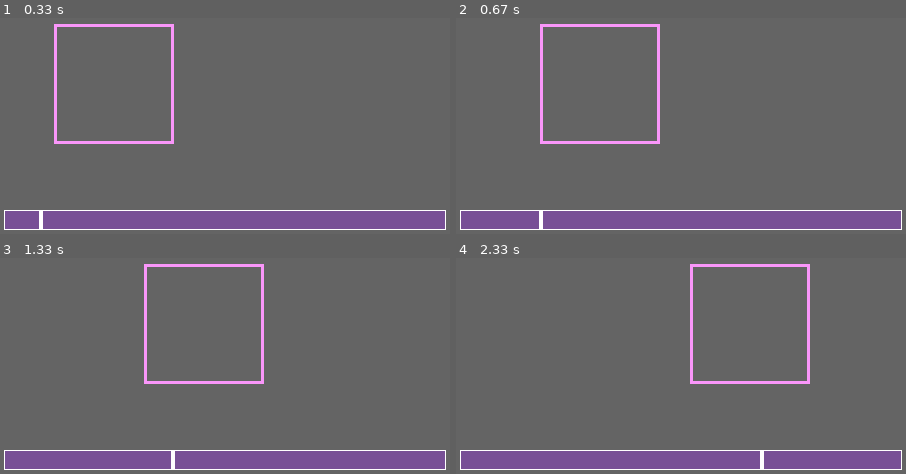
Above: before the commit, frames 1-4 (two rows, left to right).
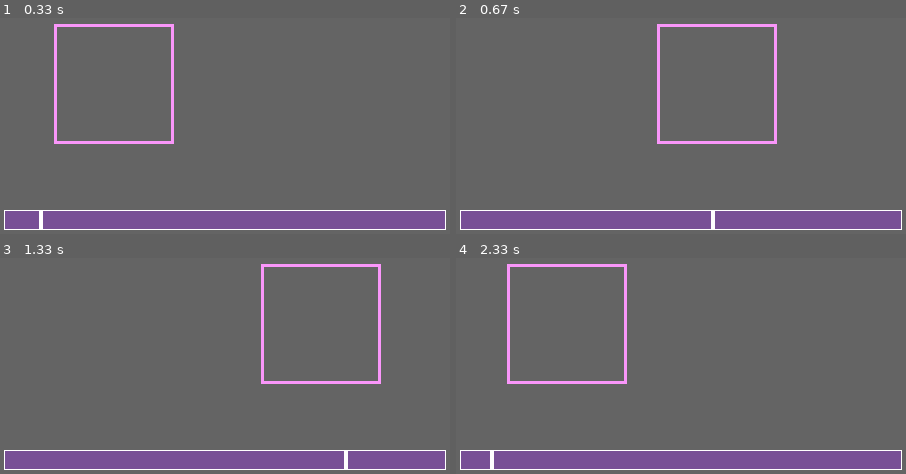
Above: after the commit, the same moments.

Repository: JonathanMurray/dum-video-format
Game: pygame game, started from create_pygame_video.py
The game is run twice, just before and just after one commit, with the same random seed, the same clock (stepped at 60 frames per second) and the same inputs.
Inputs (mouse positions are in pixels of both pictures, inside the frame that each line leads up to):
- Up to frame 1 (0.33 s): no input
- Up to frame 2 (0.67 s): click (681, 221) at 0.38 s
- Up to frame 3 (1.33 s): no input
- Up to frame 4 (2.33 s): no input

Frame 1 is identical in both runs. In frame 2, 2.3% of the frame differs, in the area x 18-72%, y 2-98%; in frame 3, 2.3%; in frame 4, 3.0%, in the area x 7-79%, y 2-98%.

Commit message:
Implement very inefficient seeking
Seek by simply reading and discarding frames. This should be made quicker by having the frame size in frame headers.

Diff:
--- a/format.py
+++ b/format.py
@@ -5,12 +5,16 @@
 from color_quantization import color_to_uint16, uint16_to_color, uint8_to_color, color_to_uint8
 from io_utils import uint8_to_bytes, RGB, uint32_to_bytes, bytes_to_int, write_rgb, read_rgb, uint16_to_bytes
 
-DEBUG = True
+DEBUG = False
 
 
 def debug(text: str):
     if DEBUG:
         print(text)
+
+
+def log(text: str):
+    print(text)
 
 
 @dataclass
@@ -37,22 +41,35 @@
         self._info = _read_header(self._file)
 
     def read_frame(self) -> List[int]:
+        info = self.info
+        frame = _read_frame(self._file, info)
+        self._frame_index += 1
+        debug(f"Frame {self._frame_index}/{info.num_frames}")
+        debug(f"{self._file.tell()}/{info.file_size} bytes")
+        return frame
+
+    def seek(self, progress: float) -> int:
+        target_frame = int(self.info.num_frames * progress)
+        if target_frame < self._frame_index:
+            log(f"Seeking {target_frame} frames from beginning. ({self._frame_index} --> {target_frame})")
+            self.seek_to_beginning()
+            for _ in range(target_frame):
+                self.read_frame()
+        else:
+            diff = target_frame - self._frame_index
+            log(f"Seeking forward {diff} frames. ({self._frame_index} --> {target_frame})")
+            for _ in range(diff):
+                self.read_frame()
+        return target_frame
+
+    def seek_to_beginning(self):
+        self._file.seek(self.info.header_size)
+        self._frame_index = 0
+
+    @property
+    def info(self) -> DumInfo:
         if not self._info:
-            raise Exception("Must parse header before reading frames!")
-        frame = _read_frame(self._file, self._info)
-        self._frame_index += 1
-        debug(f"Frame {self._frame_index}/{self._info.num_frames}")
-        debug(f"{self._file.tell()}/{self._info.file_size} bytes")
-        return frame
-
-    def seek_to_beginning(self):
-        if not self._info:
-            raise Exception("Must parse header before seeking!")
-        self._file.seek(self._info.header_size)
-        self._frame_index = 0
-
-    @property
-    def info(self):
+            raise Exception("Must parse header before getting info!")
         return self._info
 
 
--- a/play.py
+++ b/play.py
@@ -9,7 +9,7 @@
 
 from format import Decoder
 
-DEBUG = True
+DEBUG = False
 LOOP = True
 
 
@@ -56,9 +56,10 @@
 
     pixel_rect = Rect(0, 0, info.hor_scaling, info.ver_scaling)
     margin = 4
-    seekbar_height = 20
-    seekbar_pos = (margin, screen.get_height() - seekbar_height - margin)
-    seekbar = Seekbar(Surface((screen.get_width() - margin * 2, seekbar_height)))
+    seekbar_size = (screen.get_width() - margin * 2, 20)
+    seekbar_pos = (margin, screen.get_height() - seekbar_size[1] - margin)
+    seekbar_rect = Rect(seekbar_pos, seekbar_size)
+    seekbar = Seekbar(Surface(seekbar_size))
 
     clock = Clock()
     frame_i = 0
@@ -75,6 +76,12 @@
                 exit_program()
             if event.type == pygame.KEYDOWN and event.key == pygame.K_ESCAPE:
                 exit_program()
+            if event.type == pygame.MOUSEBUTTONDOWN:
+                if seekbar_rect.collidepoint(event.pos):
+                    mouse_x = event.pos[0]
+                    progress = (mouse_x - seekbar_rect.x) / seekbar_rect.w
+                    debug(f"Seeking to progress: {progress}")
+                    frame_i = decoder.seek(progress)
 
         screen.fill((0, 0, 0))
 
